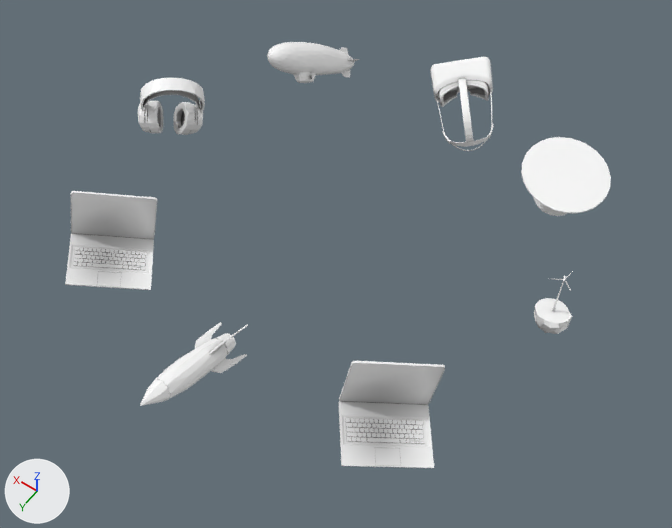
The glTF model public/models.glb, before and after one commit.
The view is the same before and after, from a camera (50 mm lens) standing at (-19.2, 27.6, 37.9) and looking at (-1.2, 2.4, -1.6). The lights are fixed; the arrows at lower left show +X, +Y and +Z. Where no turn or scale is listed for an object, it has been applied to the vertices. Vertices at the same position are counted once.

In view in the first picture: 'Headphones', 'Notebook', 'Notebook2', 'Rocket', 'Roundcube', 'Table', 'VR Headset', 'Zeppelin'.
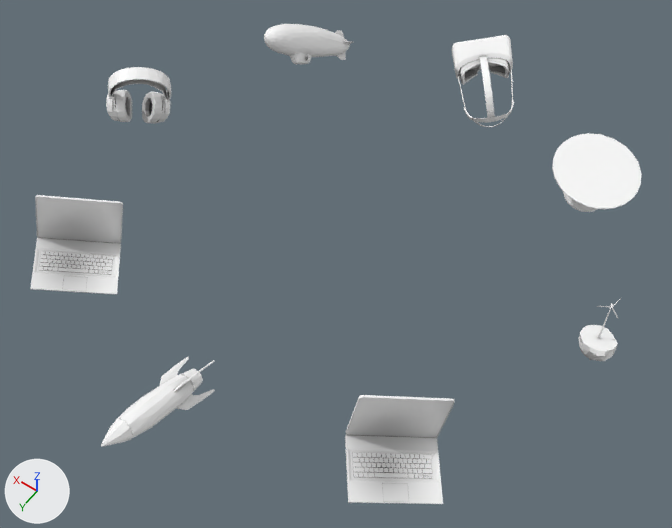
What differs and where, as boxes (x1, y1, x2, y2) in the pictures (672 x 528 px):
'Notebook2', mesh moved: before (339, 361, 445, 468); after (345, 395, 455, 504)
'Notebook', mesh moved: before (65, 191, 157, 290); after (30, 195, 123, 294)
'Table', mesh moved: before (521, 137, 611, 216); after (552, 133, 642, 212)
'Rocket', mesh moved: before (140, 322, 248, 406); after (101, 357, 215, 446)
'Headphones', mesh moved: before (138, 78, 205, 135); after (106, 67, 171, 124)
'Zeppelin', mesh moved: before (267, 42, 359, 83); after (264, 24, 353, 65)
'VR Headset', deleted: before (430, 57, 493, 151)
'VRHeadset', added: after (452, 35, 514, 128)
'Roundcube', mesh moved: before (534, 271, 573, 334); after (579, 298, 621, 361)

Patch to the scene script:
```diff
--- a/public/models.glb.py
+++ b/public/models.glb.py
@@ me_headphones_002 @@
 me_headphones_002.from_pydata(...)  # 380 vertices, 730 faces; spans x 10.39..14.24, y -1.67..1.75, z -1.6..3.09
 # used by ob_headphones; location = (0.0, 0.0, 0.0)
+# me_headphones_002 part 1: the whole mesh is moved by (2.71, -0.03, -0.59)
 me_headphones_002.materials.append(mat_m_headphone_001)
@@ me_base_notebook_002 @@
 me_base_notebook_002.from_pydata(...)  # 1880 vertices, 2748 faces; spans x 5.75..10.92, y 6.42..12.16, z -1.7..2.66
 # used by ob_notebook; location = (0.0, 0.0, 0.0)
+# me_base_notebook_002 part 2: the whole mesh is moved by (1.25, 1.25, 0.0)
 me_base_notebook_002.materials.append(mat_m_notebook_004)
@@ me_base_notebook_003 @@
 me_base_notebook_003.from_pydata(...)  # 1880 vertices, 2748 faces; spans x -11.78..-6.6, y 6.42..12.16, z -1.7..2.66
 # used by ob_notebook2; location = (0.0, 0.0, 0.0)
+# me_base_notebook_003 part 3: the whole mesh is moved by (-1.25, 1.25, 0.0)
 me_base_notebook_003.materials.append(mat_m_notebook_009)
@@ me_rocket_001 @@
 me_rocket_001.from_pydata(...)  # 286 vertices, 483 faces; spans x -0.94..1.06, y 9.18..15.62, z -1.72..0.98
 # used by ob_rocket; location = (0.0, 0.0, 0.0)
+# me_rocket_001 part 4: the whole mesh is moved by (0.0, 2.5, 0.0)
 me_rocket_001.materials.append(mat_m_rocket_001)
@@ me_roundcube_002 @@
 me_roundcube_002.from_pydata(...)  # 1052 vertices, 2076 faces; spans x -13.46..-11.61, y -1.05..0.92, z -0.91..3.11
 # used by ob_roundcube; location = (0.0, 0.0, 0.0)
+# me_roundcube_002 part 5: the whole mesh is moved by (-2.5, 0.04, -0.16)
 me_roundcube_002.materials.append(mat_m_roundcube_001)
@@ me_group_001_001 @@
 me_group_001_001.from_pydata(...)  # 193 vertices, 382 faces; spans x -11.28..-6.4, y -11.15..-6.24, z -2.1..1.03
 # used by ob_table; location = (0.0, 0.0, 0.0)
+# me_group_001_001 part 6: the whole mesh is moved by (-1.25, -1.25, 0.0)
 me_group_001_001.materials.append(mat_m_table_001)
@@ me_cylinder01_002 @@
 me_cylinder01_002.from_pydata(...)  # 462 vertices, 984 faces; spans x 7.06..10.21, y -12.2..-5.94, z -2.36..2.02
 # used by ob_zeppelin; location = (0.0, 0.0, 0.0)
+# me_cylinder01_002 part 7: the whole mesh is moved by (1.25, -1.25, 0.0)
 me_cylinder01_002.materials.append(mat_m_zeppelin_001)
@@ me_vrheadset @@
+me_vrheadset.from_pydata(...)  # 1059 vertices, 2024 faces; spans x -3.39..2.03, y -17.01..-11.17, z -2.09..1.41
+me_vrheadset.materials.append(mat_m_headset_001)  # picture img_headset_ao
@@ ob_vr_headset @@
-ob_vr_headset = bpy.data.objects.new('VR Headset', me_vr_cube_000_vr_001)
-ob_vr_headset.location = (0.0, 0.0, 0.0)
@@ ob_vrheadset @@
+ob_vrheadset = bpy.data.objects.new('VRHeadset', me_vrheadset)
+ob_vrheadset.location = (0.0, 0.0, 0.0)
```
